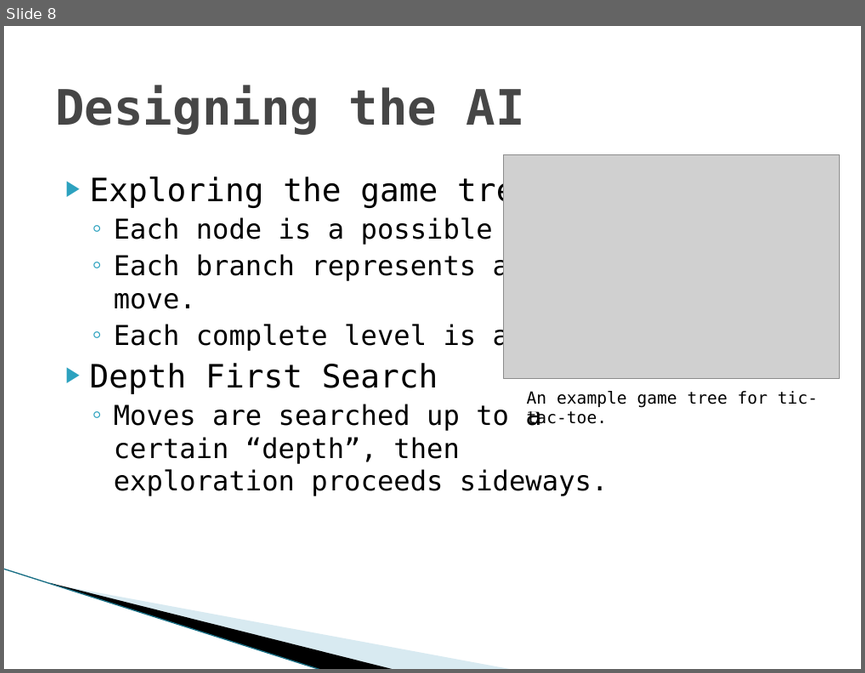
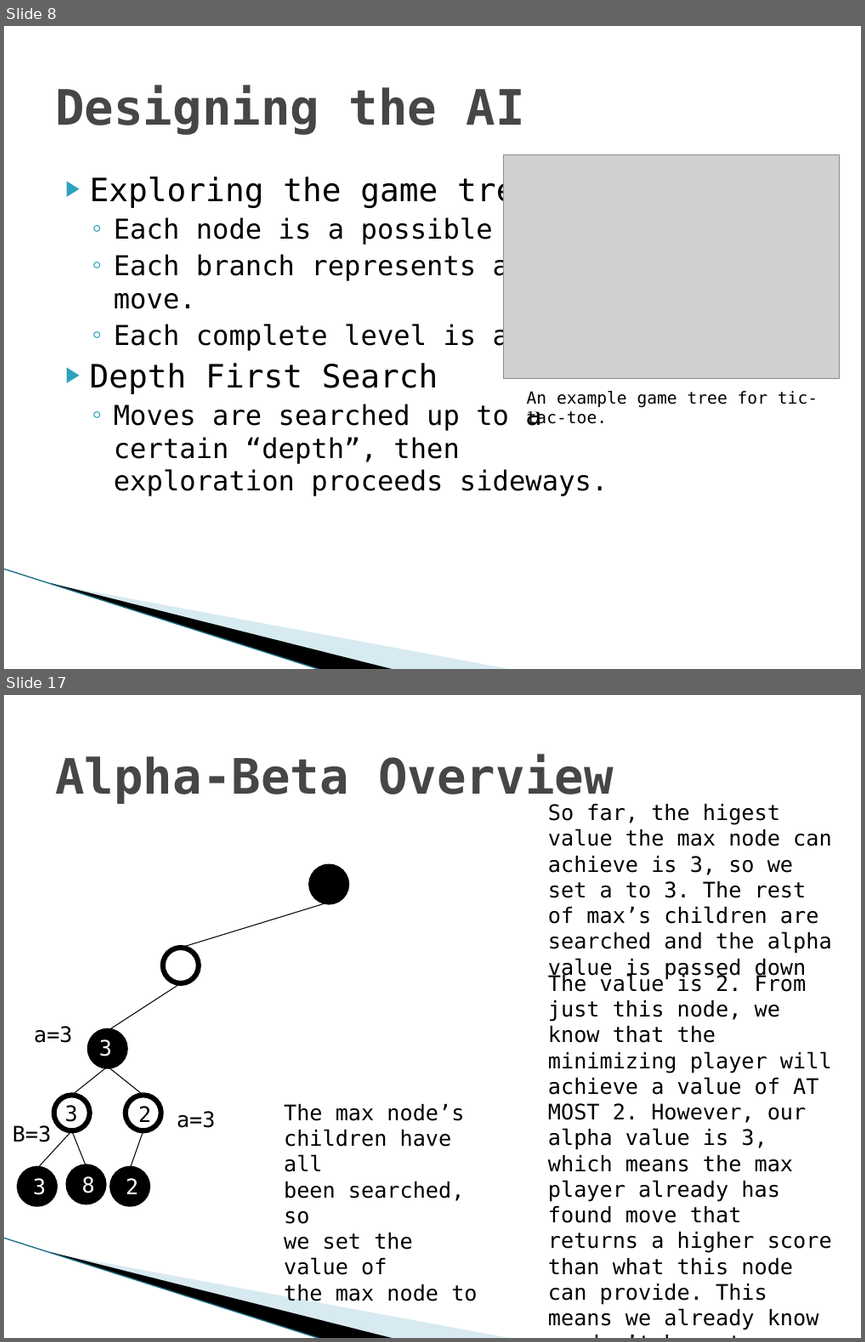
Before and after one commit to TadCordle/Senior-Project, a slide deck: Game Theory and Artificial Intelligence Design.pptx. Shown one above the other, each under a label of ours: slide 8 before the commit, slides 8 and 17 after it; the slides between them are not shown. The pictures are 865x673 and 865x1342 pixels, drawn with LibreOffice and Linux fonts; fonts in the diff are those of the drawing; grey boxes stand for pictures; background and template pictures are left out. Boxes give left, top, right and bottom in pixels: in the first picture for what was removed or moved away, otherwise in the second. Text is boxed around its words. In the diff, an @@ line names an element or a change of style, - is before the commit and + after.

```diff
--- a/Game Theory and Artificial Intelligence Design.pptx
+++ b/Game Theory and Artificial Intelligence Design.pptx
@@ slide 17 added at box(4, 695, 861, 1338), background #FFFFFF; not listed: 3 template elements that a slide beside it also shows @@
@@ title added at box(55, 754, 613, 804), 41 pt, text #464646, bold @@
+Alpha-Beta Overview
@@ text added at box(548, 804, 832, 980), 18 pt, text #000000 @@
+So far, the higest value the max node can achieve is 3, so we set a to 3. The rest of max’s children are searched and the alpha value is passed down
@@ ellipse added at box(311, 867, 347, 902), fill #000000, outline #000000 4.33 pt @@
@@ line added from (329, 902) to (181, 947), #000000 0.75 pt @@
@@ ellipse added at box(162, 947, 199, 984), fill #FFFFFF, outline #000000 4.33 pt @@
@@ text added at box(548, 973, 832, 1330), 18 pt, text #000000 @@
+The value is 2. From just this node, we know that the minimizing player will achieve a value of AT MOST 2. However, our alpha value is 3, which means the max player already has found move that returns a higher score than what this node can provide. This means we already know we don’t have to search this node anymore.
@@ line added from (181, 983) to (108, 1031), #000000 0.75 pt @@
@@ text added at box(34, 1026, 73, 1043), 18 pt, text #000000 @@
+a=3
@@ ellipse added at box(90, 1031, 126, 1066), fill #000000, outline #000000 4.33 pt @@
@@ text added at box(99, 1039, 112, 1056), 18 pt, text #FFFFFF @@
+3
@@ line added from (108, 1066) to (72, 1095), #000000 0.75 pt @@
@@ line added from (108, 1066) to (143, 1095), #000000 0.75 pt @@
@@ ellipse added at box(53, 1095, 90, 1131), fill #FFFFFF, outline #000000 4.33 pt @@
@@ ellipse added at box(126, 1095, 161, 1131), fill #FFFFFF, outline #000000 4.33 pt @@
@@ text added at box(12, 1125, 52, 1142), 18 pt, text #000000 @@
+B=3
@@ text added at box(65, 1105, 78, 1122), 18 pt, text #000000 @@
+3
@@ text added at box(138, 1106, 151, 1128), 18 pt, text #000000 @@
+2
@@ text added at box(177, 1111, 216, 1128), 18 pt, text #000000 @@
+a=3
@@ text added at box(284, 1104, 477, 1331), 18 pt, text #000000 @@
+The max node’s
+children have all
+been searched, so
+we set the value of
+the max node to a
@@ line added from (72, 1130) to (37, 1168), #000000 0.75 pt @@
@@ line added from (72, 1130) to (86, 1166), #000000 0.75 pt @@
@@ line added from (143, 1130) to (130, 1168), #000000 0.75 pt @@
@@ ellipse added at box(19, 1168, 55, 1204), fill #000000, outline #000000 4.33 pt, 18 pt, text #FFFFFF @@
+3
@@ ellipse added at box(69, 1166, 104, 1202), fill #000000, outline #000000 4.33 pt, 18 pt, text #FFFFFF @@
+8
@@ ellipse added at box(112, 1168, 148, 1204), fill #000000, outline #000000 4.33 pt, 18 pt, text #FFFFFF @@
+2
```
Also in this commit, not shown: 1 slide changed, 11 other slides added.
